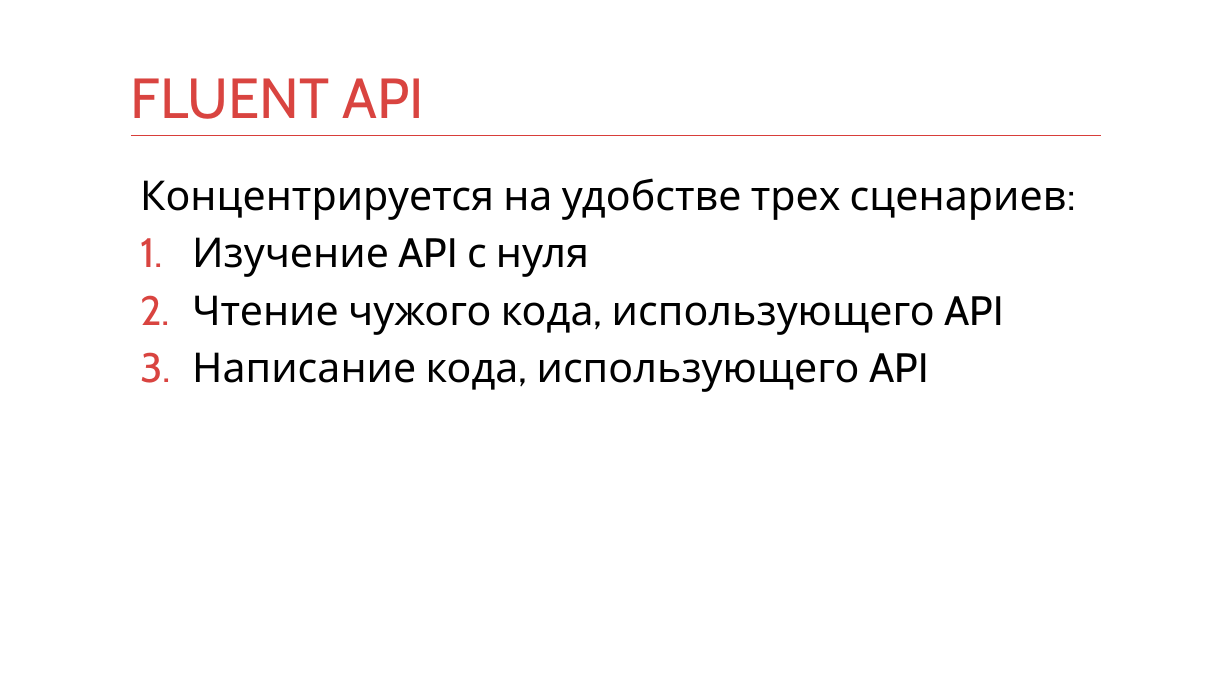
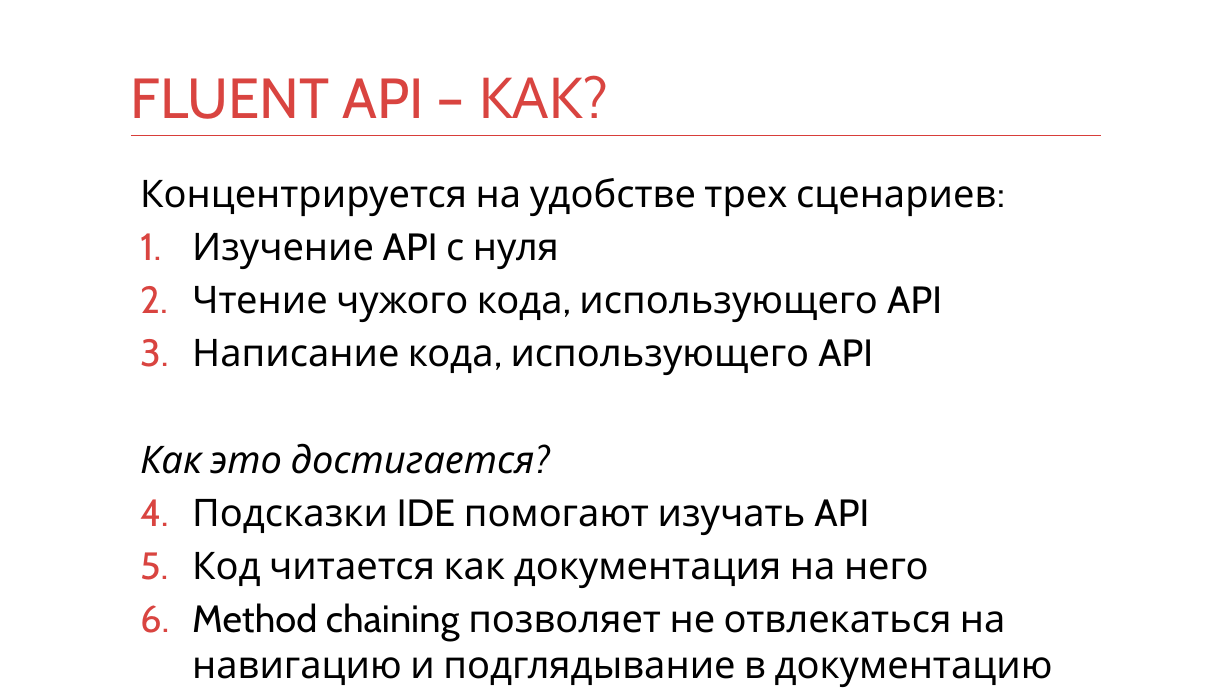
Before and after one commit to kontur-courses/fluent-api, a slide deck: slide 3 of fluent-api.pptx (slide 4 before the commit). Drawn at 1232x693 pixels with LibreOffice and Linux fonts; fonts in the diff are those of the drawing. Boxes give left, top, right and bottom in pixels: in the first picture for what was removed or moved away, otherwise in the second. Text is boxed around its words. In the diff, an @@ line names an element or a change of style, - is before the commit and + after.

```diff
--- a/fluent-api.pptx
+++ b/fluent-api.pptx
@@ title at (x1=131, y1=77, x2=584, y2=119): text changed @@
-FLUENT API
+FLUENT API – КАК?
@@ text at (x1=140, y1=178, x2=996, y2=375): size 32 to 29.6 pt in "Концентрируется на удобстве трех сценариев:", "Изучение API с нуля", "Чтение чужого кода, использующего API", "Написание кода, использующего API" @@
@@ text at (x1=140, y1=443, x2=1053, y2=687): paragraphs added @@
+Как это достигается?
+1. Подсказки IDE помогают изучать API
+2. Код читается как документация на него
+3. Method chaining позволяет не отвлекаться на навигацию и подглядывание в документацию
```
Also in this commit, not shown: 8 other slides changed, 5 slides added, 18 slides removed, 1 other file.
